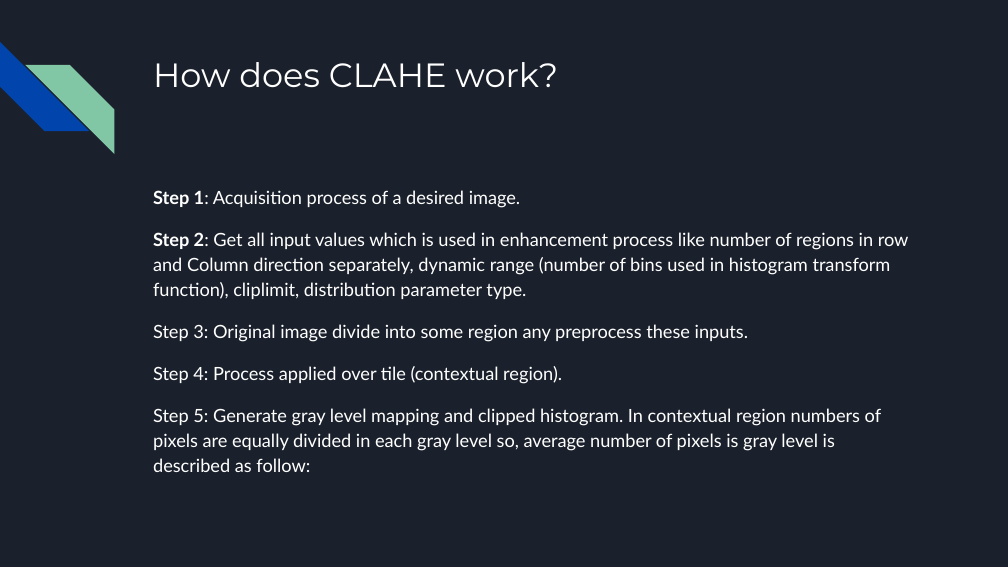
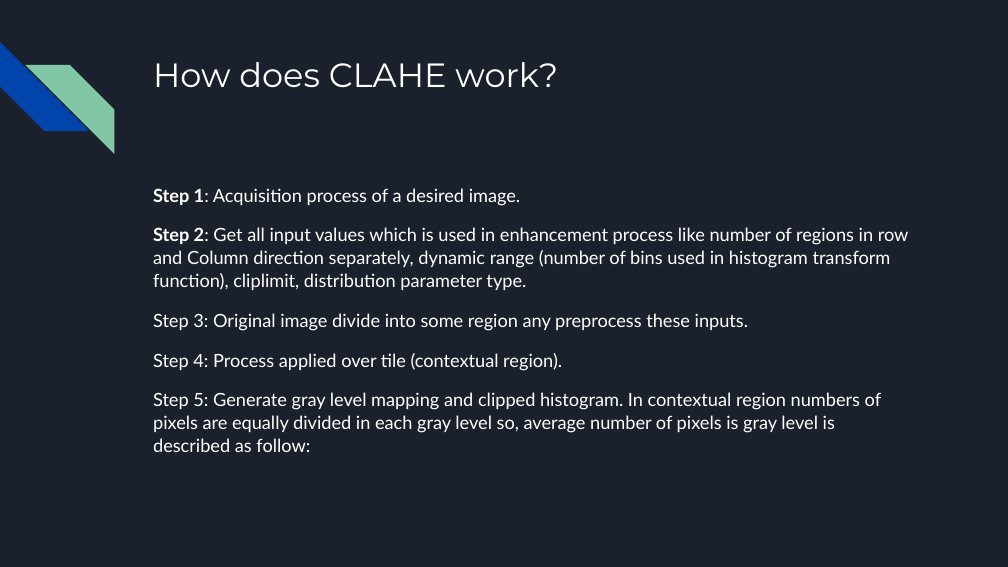
Before and after one commit to rjPajaro/Pattern-Recognition-Projects, a slide deck: slide 8 of CLAHE/GROUP6_CLAHE.pptx. Drawn at 1008x567 pixels with LibreOffice and Linux fonts; fonts in the diff are those of the drawing. Boxes give left, top, right and bottom in pixels: in the first picture for what was removed or moved away, otherwise in the second. Text is boxed around its words. In the diff, an @@ line names an element or a change of style, - is before the commit and + after.

Commit message:
CLAHE_project

```diff
--- a/CLAHE/GROUP6_CLAHE.pptx
+++ b/CLAHE/GROUP6_CLAHE.pptx
@@ text "Step 1: Acquisition process of ..." at box(153, 188, 909, 452): line spacing 1.15 to 1.05 @@
```
Also in this commit, not shown: 1 other slide changed, 2 other files.
